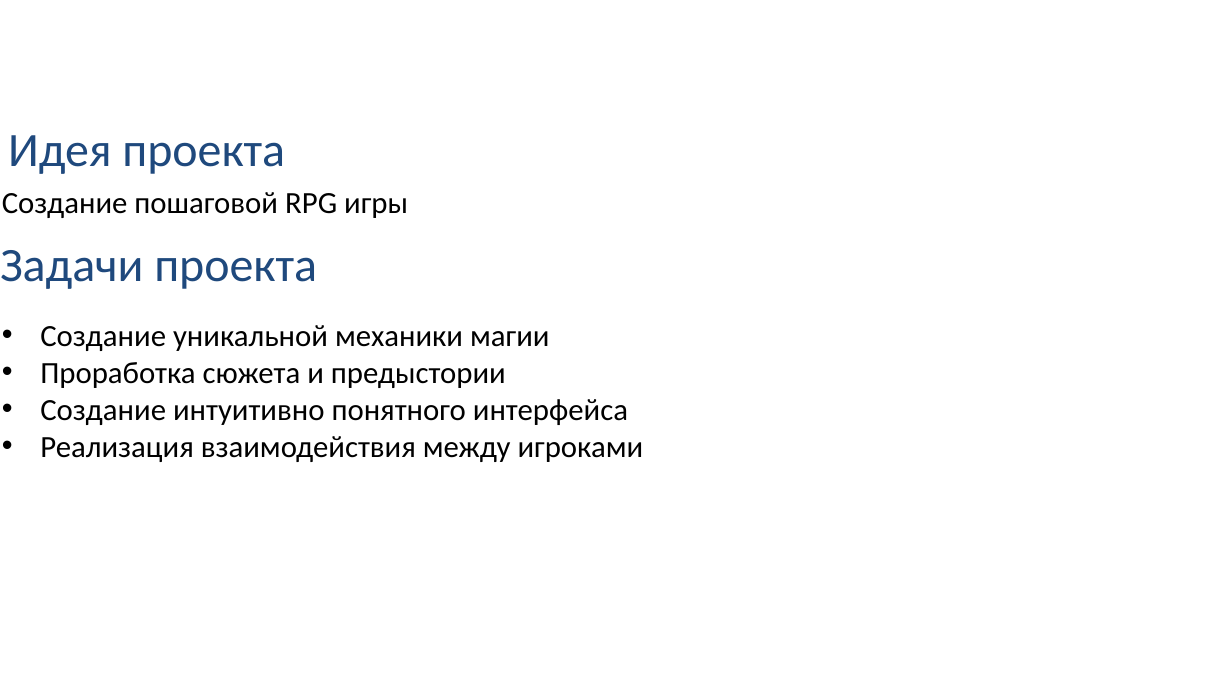
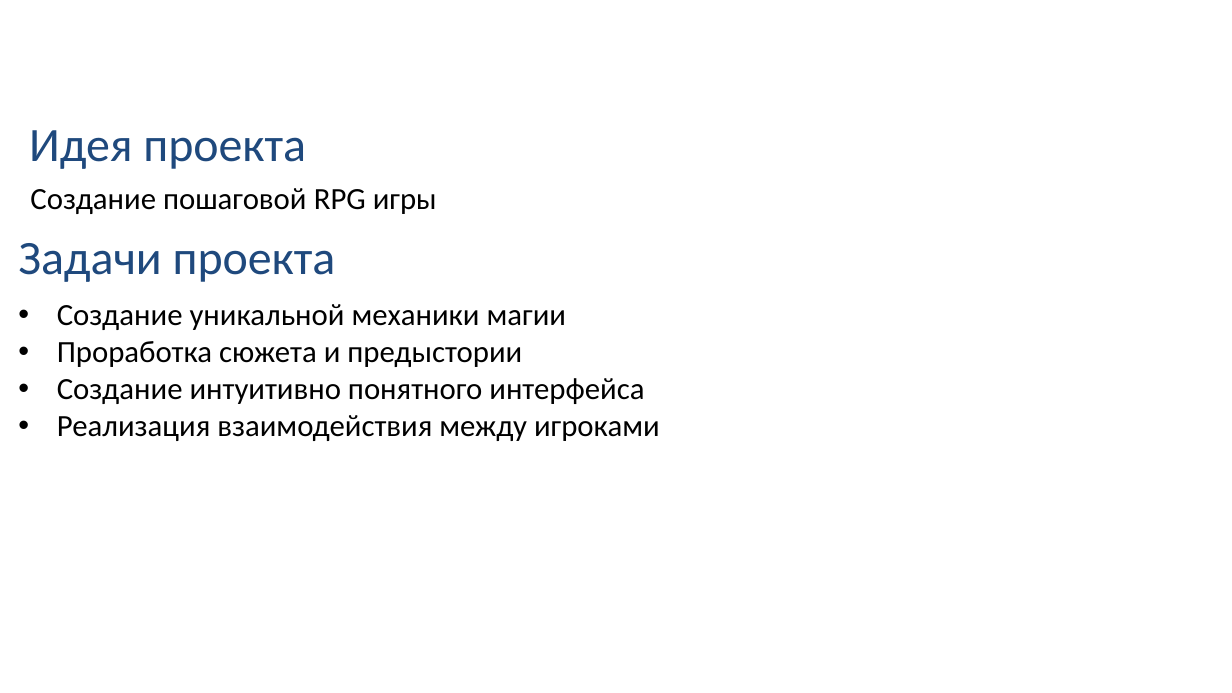
Before and after one commit to Vaneyk1973/FinalProject, a slide deck: slide 2 of Путь к вершине.pptx. Drawn at 1232x693 pixels with LibreOffice and Linux fonts; fonts in the diff are those of the drawing; background and template pictures are left out. Boxes give left, top, right and bottom in pixels: in the first picture for what was removed or moved away, otherwise in the second. Text is boxed around its words. In the diff, an @@ line names an element or a change of style, - is before the commit and + after.

```diff
--- a/Путь к вершине.pptx
+++ b/Путь к вершине.pptx
@@ text "Идея проекта": place and size @@
-text "Идея проекта" at (8, 135, 285, 174)
+text "Идея проекта" at (29, 130, 306, 169)
@@ text "Создание пошаговой RPG игры": place and size @@
-text "Создание пошаговой RPG игры" at (2, 192, 408, 218)
+text "Создание пошаговой RPG игры" at (30, 188, 437, 214)
@@ title "Задачи проекта": place and size @@
-title "Задачи проекта" at (0, 250, 317, 289)
+title "Задачи проекта" at (18, 243, 336, 282)
@@ text "Создание уникальной механики магии": place and size @@
-text "Создание уникальной механики магии" at (40, 325, 644, 462)
+text "Создание уникальной механики магии" at (57, 304, 660, 441)
```
Also in this commit, not shown: 2 other slides changed.
